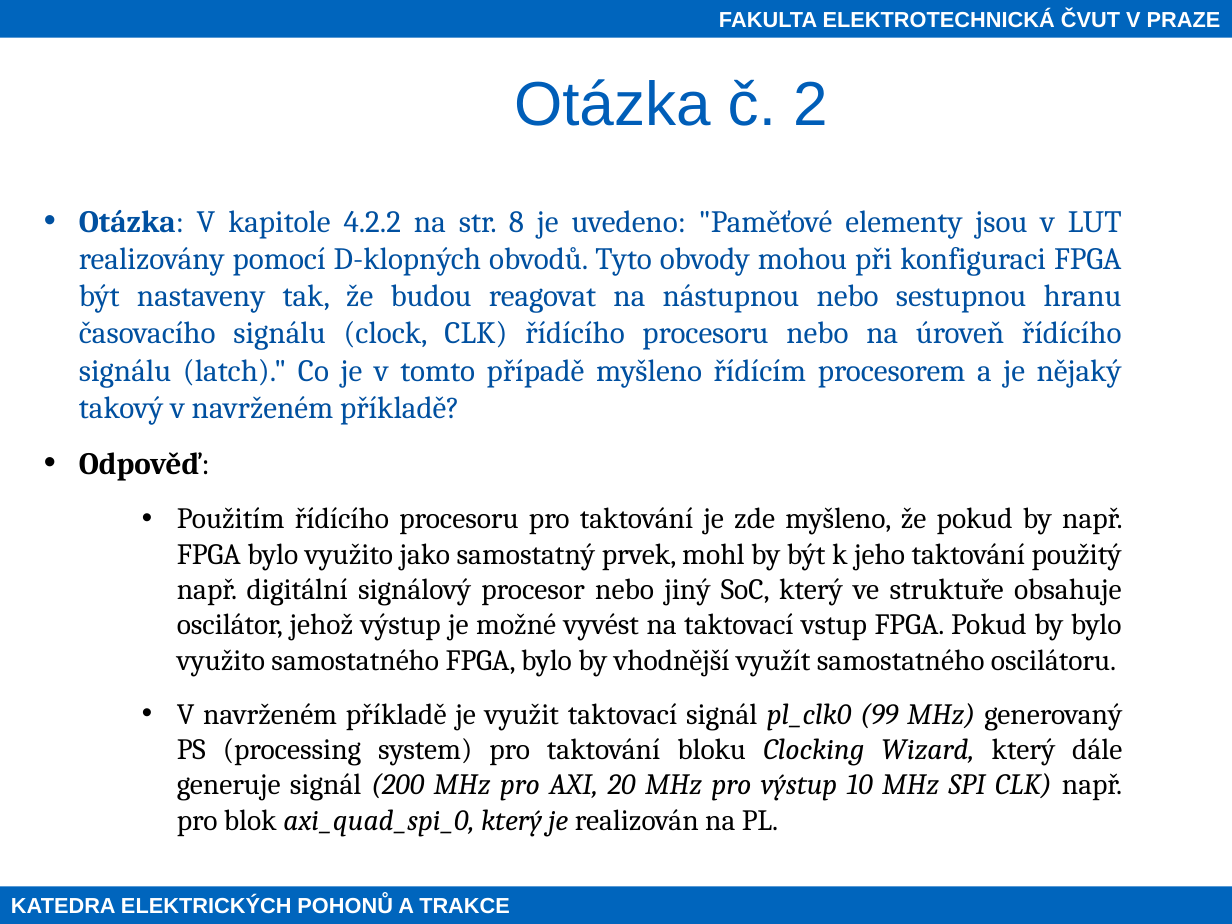
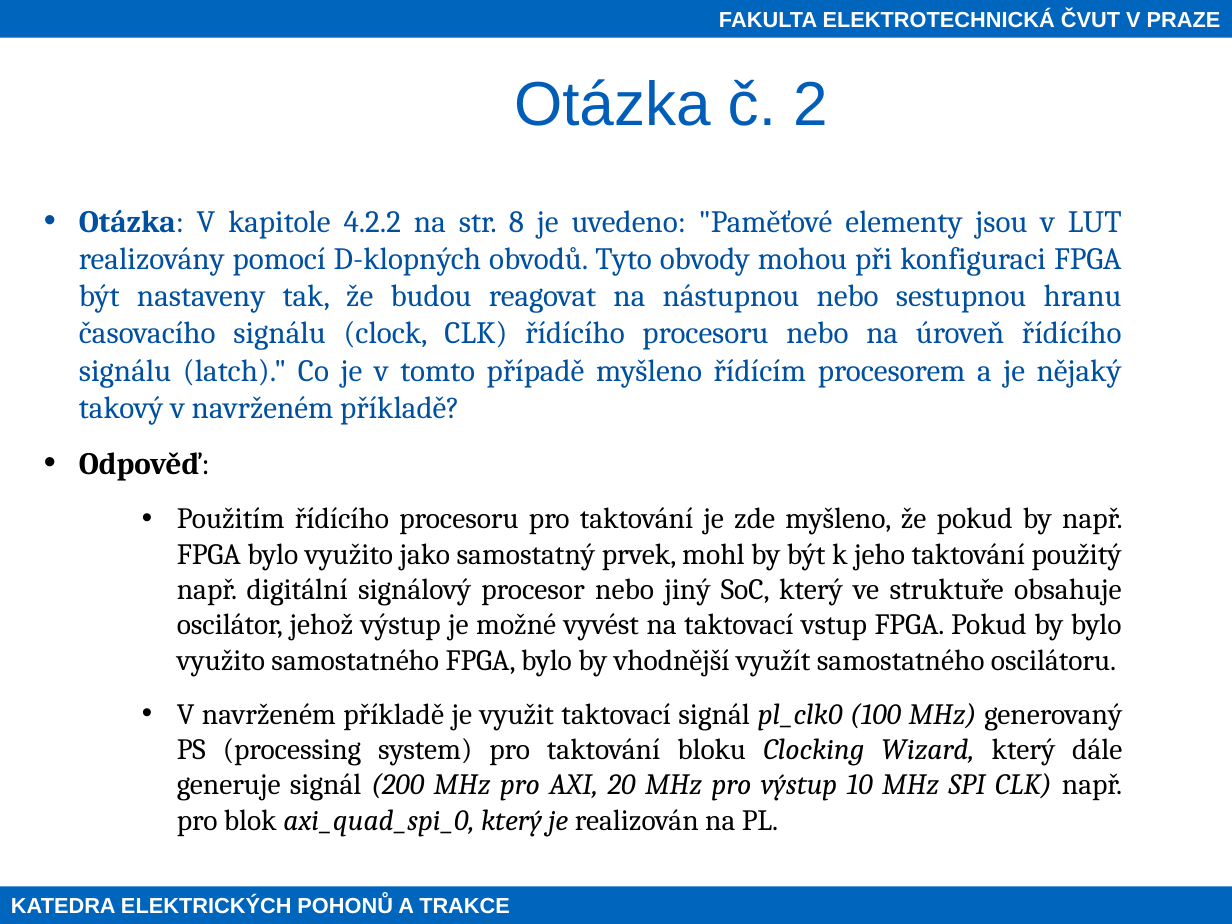
Before and after one commit to petrzakopal/dp, a slide deck: slide 12 of presentation/Zakopal-prezentace.pptx. Drawn at 1232x924 pixels with LibreOffice and Linux fonts; fonts in the diff are those of the drawing; background and template pictures are left out. Boxes give left, top, right and bottom in pixels: in the first picture for what was removed or moved away, otherwise in the second. Text is boxed around its words. In the diff, an @@ line names an element or a change of style, - is before the commit and + after.

Commit message:
něco opraveno v prezentaci

```diff
--- a/presentation/Zakopal-prezentace.pptx
+++ b/presentation/Zakopal-prezentace.pptx
@@ text at [177,703,1122,836]: text changed @@
-  • V navrženém příkladě je využit taktovací signál pl_clk0 (99 MHz) generovaný PS (processing system) pro taktování bloku Clocking Wizard, který dále generuje signál (200 MHz pro AXI, 20 MHz pro výstup 10 MHz SPI CLK) např. pro blok axi_quad_spi_0, který je realizován na PL.
+  • V navrženém příkladě je využit taktovací signál pl_clk0 (100 MHz) generovaný PS (processing system) pro taktování bloku Clocking Wizard, který dále generuje signál (200 MHz pro AXI, 20 MHz pro výstup 10 MHz SPI CLK) např. pro blok axi_quad_spi_0, který je realizován na PL.
```
